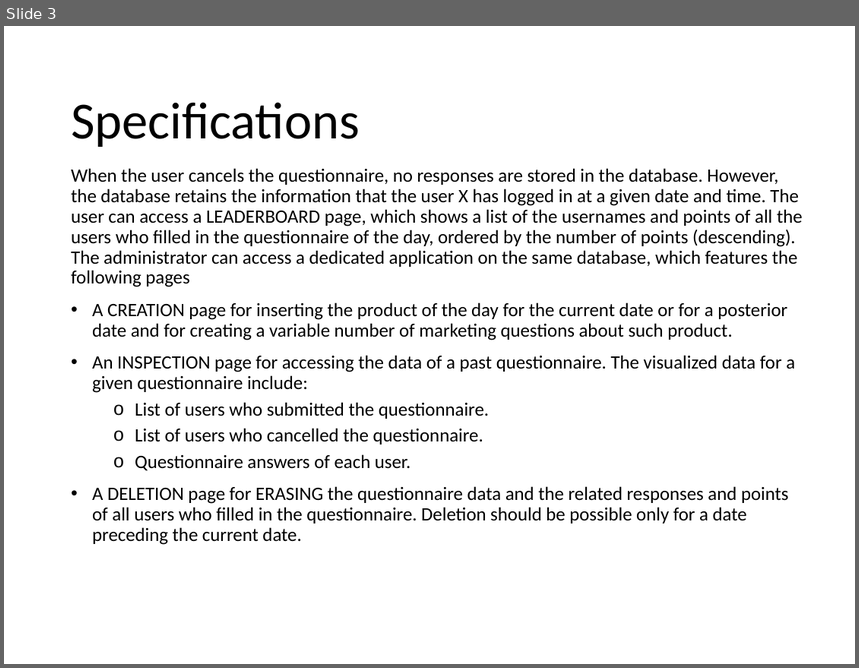
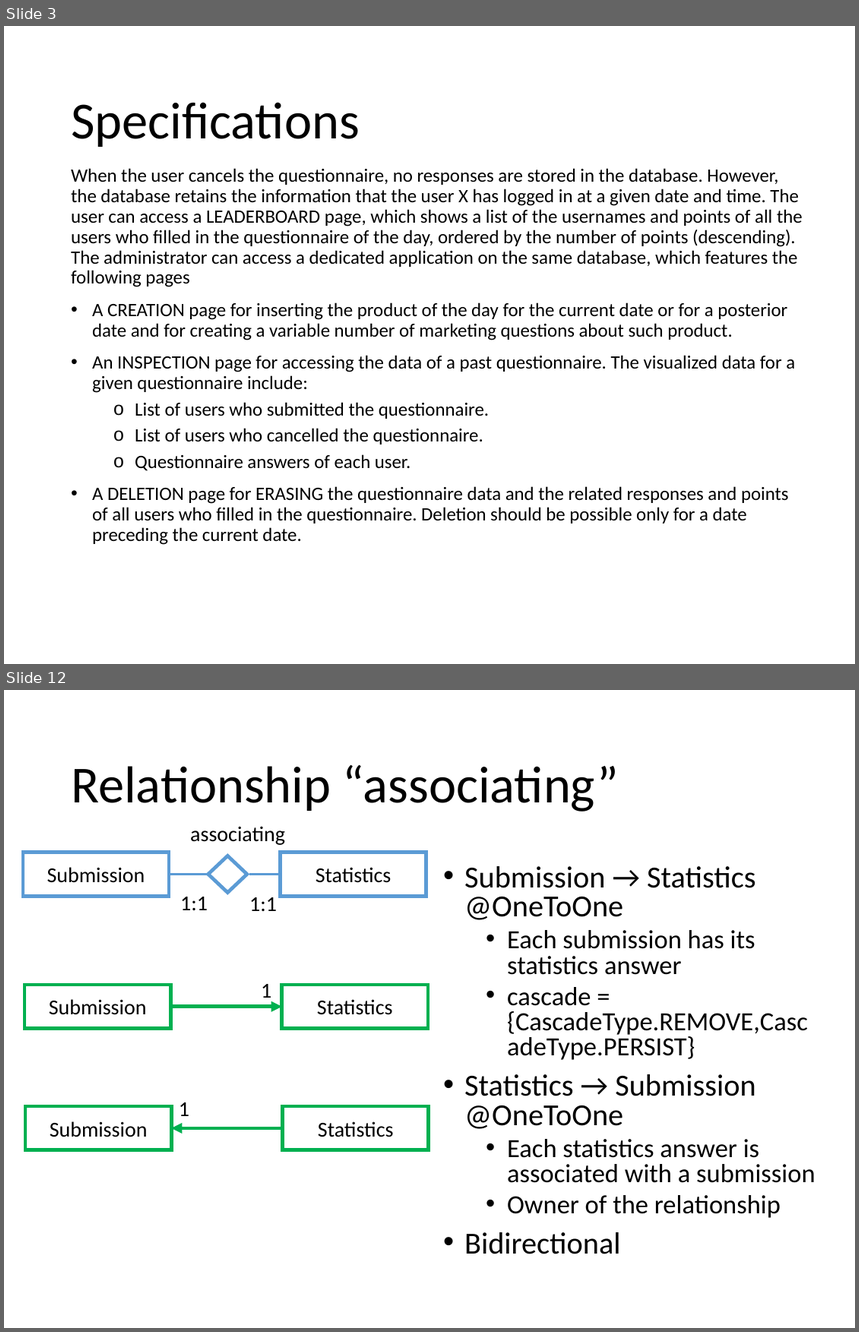
Before and after one commit to Danielededo/Gamified-marketing-application-DB2, a slide deck: Documentation/Presentation.pptx. Shown one above the other, each under a label of ours: slide 3 before the commit, slides 3 and 12 after it; the slides between them are not shown. The pictures are 859x668 and 859x1332 pixels, drawn with LibreOffice and Linux fonts; fonts in the diff are those of the drawing. Boxes give left, top, right and bottom in pixels: in the first picture for what was removed or moved away, otherwise in the second. Text is boxed around its words. In the diff, an @@ line names an element or a change of style, - is before the commit and + after.

```diff
--- a/Documentation/Presentation.pptx
+++ b/Documentation/Presentation.pptx
@@ slide 12 added at [4, 690, 855, 1328], background #FFFFFF @@
@@ title added at [71, 764, 620, 812], 44 pt, text #000000 @@
+Relationship “associating”
@@ text added at [190, 826, 285, 845], 18 pt, text #000000 @@
+associating
@@ rectangle added at [23, 853, 169, 897], fill #FFFFFF, outline #5B9BD5 3 pt, 18 pt, text #000000 @@
+Submission
@@ diamond added at [208, 856, 247, 893], fill #FFFFFF, outline #5B9BD5 3 pt @@
@@ rectangle added at [281, 853, 427, 897], fill #FFFFFF, outline #5B9BD5 3 pt, 18 pt, text #000000 @@
+Statistics
@@ text added at [465, 866, 815, 1255], 22.2 pt, text #000000 @@
+• Submission → Statistics @OneToOne
+  • Each submission has its statistics answer
+  • cascade = {CascadeType.REMOVE,CascadeType.PERSIST}
+• Statistics → Submission @OneToOne
+  • Each statistics answer is associated with a submission
+  • Owner of the relationship
+• Bidirectional
@@ line added from (208, 875) to (169, 875), #5B9BD5 2.25 pt @@
@@ line added from (281, 875) to (250, 875), #5B9BD5 2.25 pt @@
@@ text added at [180, 897, 208, 910], 18 pt, text #000000 @@
+1:1
@@ text added at [249, 897, 277, 911], 18 pt, text #000000 @@
+1:1
@@ rectangle added at [25, 985, 171, 1029], outline #00B050 3 pt, 18 pt, text #000000 @@
+Submission
@@ text added at [261, 984, 272, 1003], 18 pt, text #000000 @@
+1
@@ rectangle added at [282, 985, 429, 1029], outline #00B050 3 pt, 18 pt, text #000000 @@
+Statistics
@@ arrow added from (171, 1007) to (282, 1007), #00B050 3 pt @@
@@ rectangle added at [25, 1106, 172, 1151], outline #00B050 3 pt, 18 pt, text #000000 @@
+Submission
@@ text added at [179, 1103, 189, 1116], 18 pt, text #000000 @@
+1
@@ rectangle added at [282, 1106, 429, 1151], outline #00B050 3 pt, 18 pt, text #000000 @@
+Statistics
@@ arrow added from (282, 1129) to (172, 1129), #00B050 3 pt @@
```
Also in this commit, not shown: 14 slides changed, 11 other slides added, 4 slides removed.
